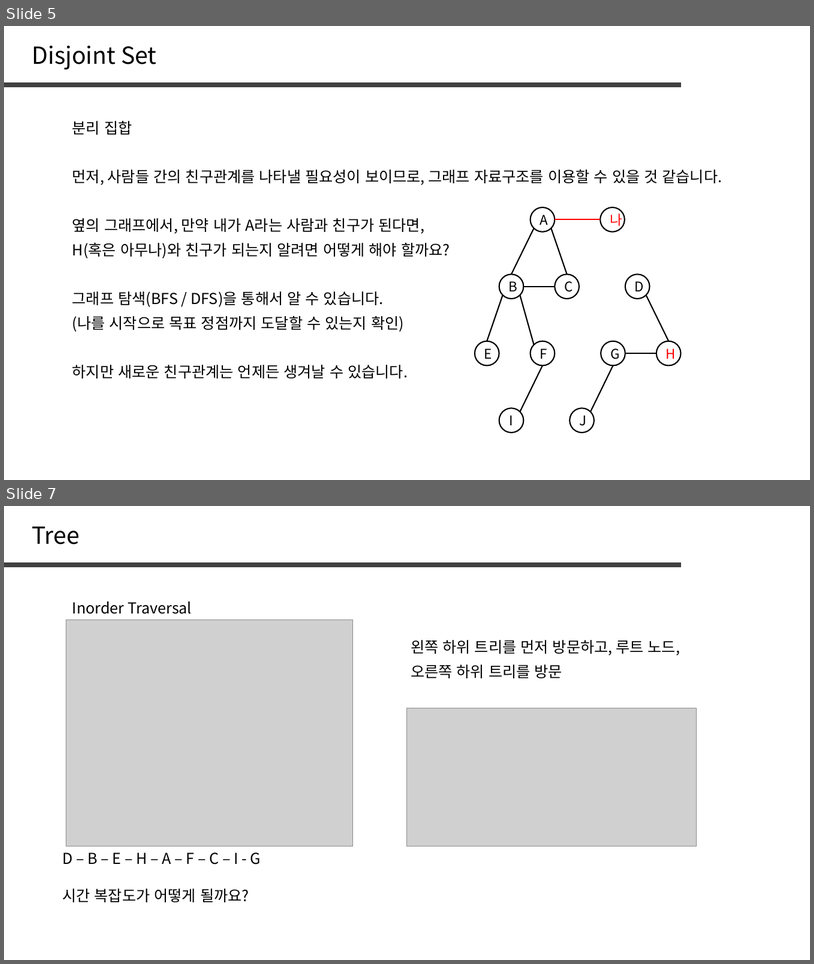
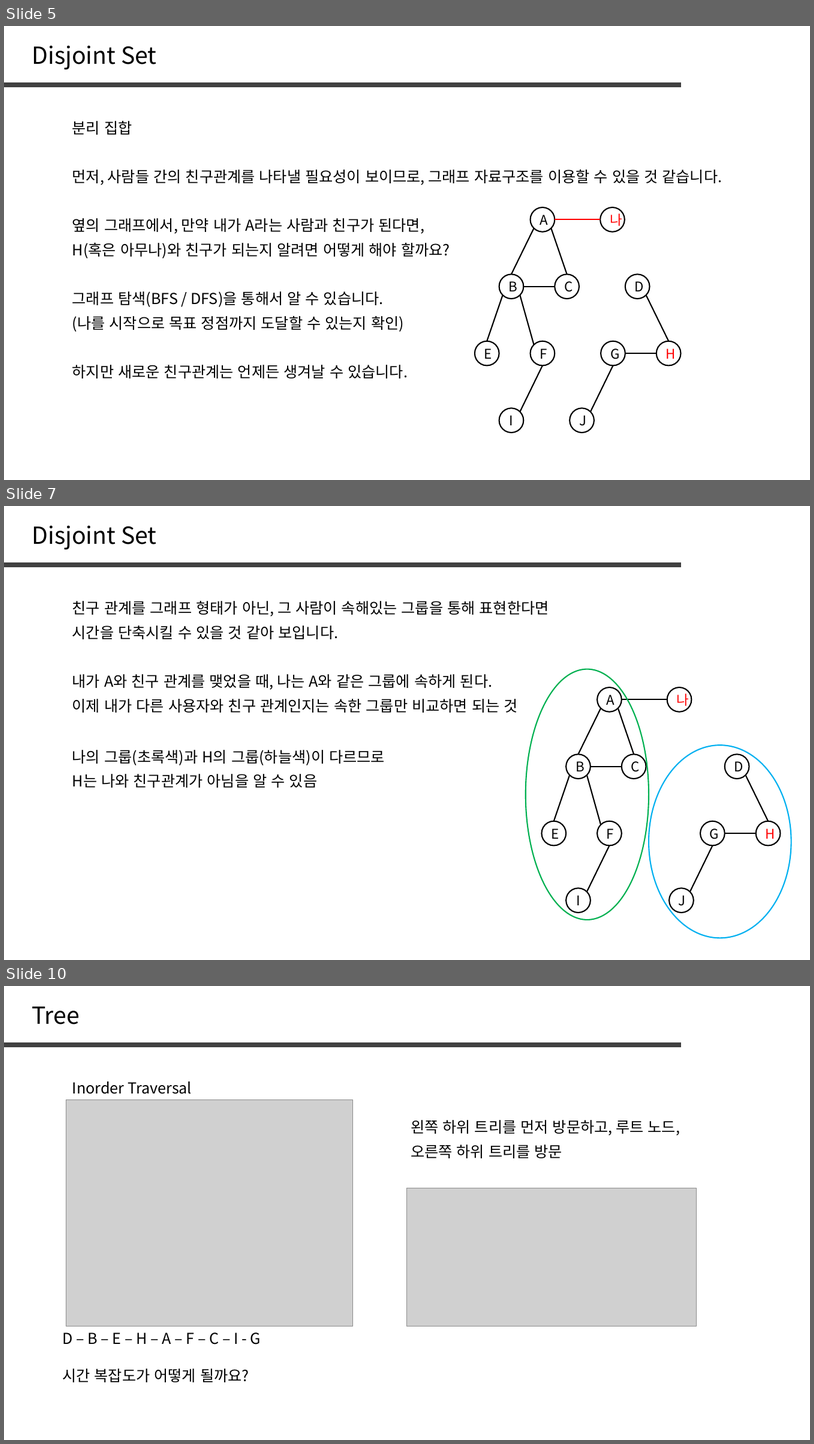
Before and after one commit to jaehoo1/PS-study, a slide deck: study/10_Disjoint Set.pptx. Shown one above the other, each under a label of ours: slides 5 and 7 before the commit, slides 5, 7 and 10 after it; the slides between them are not shown. The pictures are 814x964 and 814x1444 pixels, drawn with LibreOffice and Linux fonts; fonts in the diff are those of the drawing; grey boxes stand for pictures. Boxes give left, top, right and bottom in pixels: in the first picture for what was removed or moved away, otherwise in the second. Text is boxed around its words. In the diff, an @@ line names an element or a change of style, - is before the commit and + after.

```diff
--- a/study/10_Disjoint Set.pptx
+++ b/study/10_Disjoint Set.pptx
@@ slide 7 added at [4,506,810,960], background #FFFFFF @@
@@ text added at [32,525,156,550], 28 pt, text #000000 @@
+Disjoint Set
@@ line added from (4, 565) to (681, 565), #404040 6 pt @@
@@ text added at [72,601,549,616], 18 pt, text #000000 @@
+친구 관계를 그래프 형태가 아닌, 그 사람이 속해있는 그룹을 통해 표현한다면
@@ text added at [72,625,339,639], 18 pt, text #000000 @@
+시간을 단축시킬 수 있을 것 같아 보입니다.
@@ text added at [72,674,492,690], 18 pt, text #000000 @@
+내가 A와 친구 관계를 맺었을 때, 나는 A와 같은 그룹에 속하게 된다.
@@ ellipse added at [526,669,650,919], outline #00B050 1.5 pt @@
@@ text added at [72,699,518,712], 18 pt, text #000000 @@
+이제 내가 다른 사용자와 친구 관계인지는 속한 그룹만 비교하면 되는 것
@@ ellipse added at [597,687,621,712], outline #000000 1.5 pt, 16 pt, text #000000 @@
+A
@@ line added from (622, 700) to (668, 700), #000000 1.5 pt @@
@@ ellipse added at [668,687,692,712], outline #000000 1.5 pt, 16 pt, text #FF0000 @@
+나
@@ line added from (579, 754) to (601, 708), #000000 1.5 pt @@
@@ line added from (635, 754) to (618, 708), #000000 1.5 pt @@
@@ text added at [72,750,385,765], 18 pt, text #000000 @@
+나의 그룹(초록색)과 H의 그룹(하늘색)이 다르므로
@@ ellipse added at [567,754,591,778], outline #000000 1.5 pt, 16 pt, text #000000 @@
+B
@@ ellipse added at [622,754,647,778], outline #000000 1.5 pt, 16 pt, text #000000 @@
+C
@@ ellipse added at [650,745,792,938], outline #00B0F0 1.5 pt @@
@@ ellipse added at [725,754,749,778], outline #000000 1.5 pt, 16 pt, text #000000 @@
+D
@@ text added at [72,774,317,787], 18 pt, text #000000 @@
+H는 나와 친구관계가 아님을 알 수 있음
@@ line added from (555, 821) to (570, 775), #000000 1.5 pt @@
@@ line added from (601, 824) to (587, 775), #000000 1.5 pt @@
@@ line added from (591, 766) to (622, 766), #000000 1.5 pt @@
@@ line added from (746, 775) to (768, 821), #000000 1.5 pt @@
@@ ellipse added at [542,821,566,846], outline #000000 1.5 pt, 16 pt, text #000000 @@
+E
@@ ellipse added at [597,821,621,846], outline #000000 1.5 pt, 16 pt, text #000000 @@
+F
@@ ellipse added at [701,821,725,846], outline #000000 1.5 pt, 16 pt, text #000000 @@
+G
@@ ellipse added at [756,821,781,846], outline #000000 1.5 pt, 16 pt, text #FF0000 @@
+H
@@ line added from (587, 891) to (609, 846), #000000 1.5 pt @@
@@ line added from (690, 891) to (713, 846), #000000 1.5 pt @@
@@ line added from (725, 833) to (756, 833), #000000 1.5 pt @@
@@ ellipse added at [567,888,591,912], outline #000000 1.5 pt, 16 pt, text #000000 @@
+I
@@ ellipse added at [669,888,693,912], outline #000000 1.5 pt, 16 pt, text #000000 @@
+J
@@ what was slide 7 is now slide 10 @@
```
Also in this commit, not shown: 2 slides changed, 2 other slides added.
